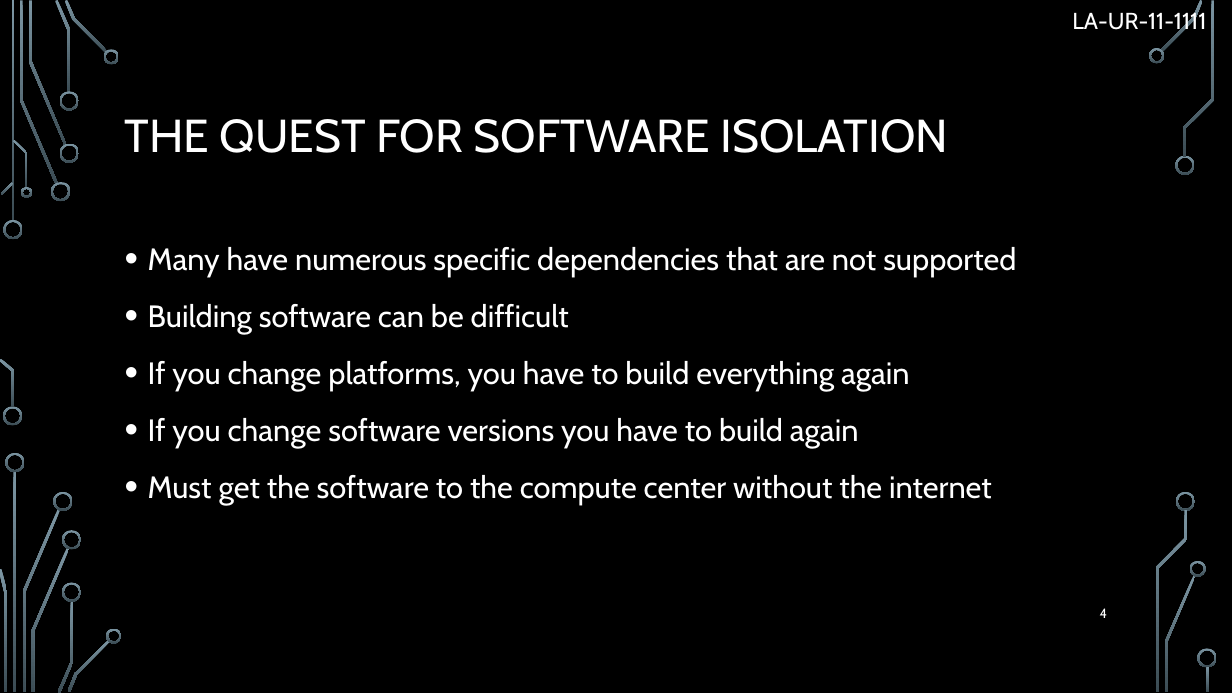
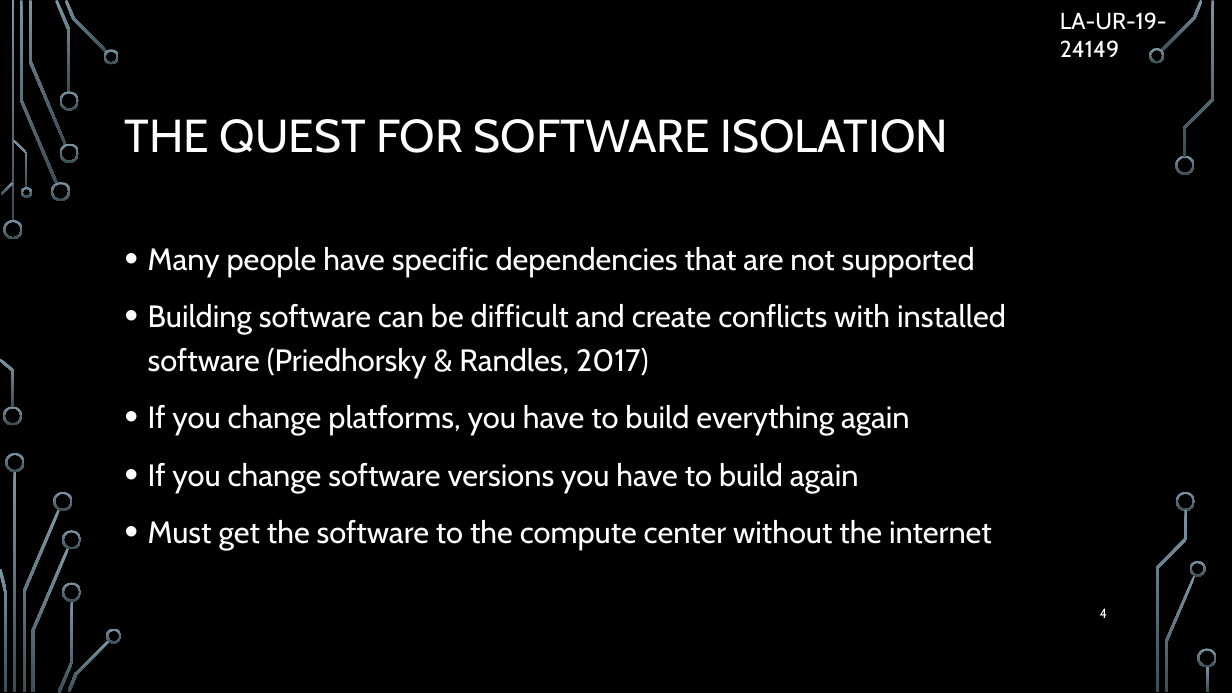
Before and after one commit to Brofessional/thesis-v2, a slide deck: slide 4 of presentation.pptx. Drawn at 1232x693 pixels with LibreOffice and Linux fonts; fonts in the diff are those of the drawing; background and template pictures are left out. Boxes give left, top, right and bottom in pixels: in the first picture for what was removed or moved away, otherwise in the second. Text is boxed around its words. In the diff, an @@ line names an element or a change of style, - is before the commit and + after.

```diff
--- a/presentation.pptx
+++ b/presentation.pptx
@@ text at [1060, 12, 1167, 57]: text changed @@
-LA-UR-11-1111
+LA-UR-19-24149
@@ text at [148, 247, 1006, 378]: text changed @@
-• Many have numerous specific dependencies that are not supported
-• Building software can be difficult
+• Many people have specific dependencies that are not supported
+• Building software can be difficult and create conflicts with installed software (Priedhorsky & Randles, 2017)
```
Also in this commit, not shown: 30 other slides changed, 1 other file.
